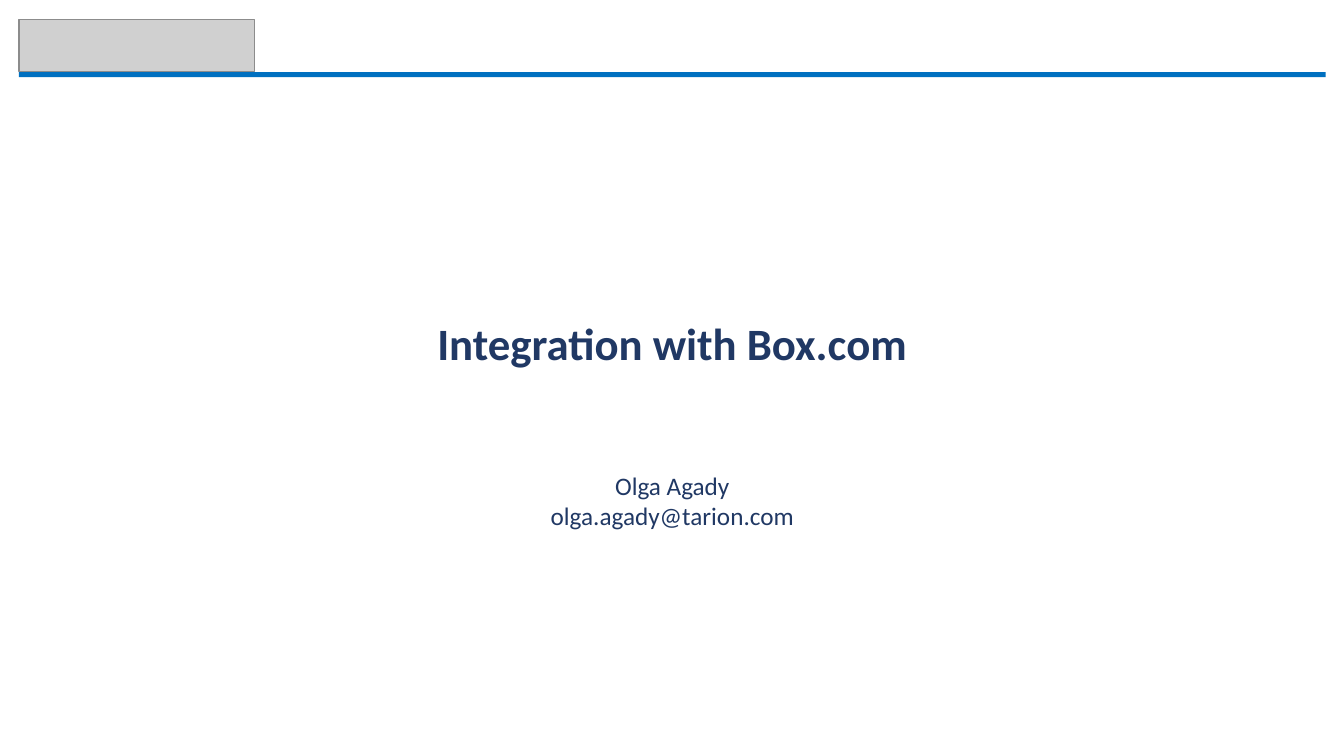
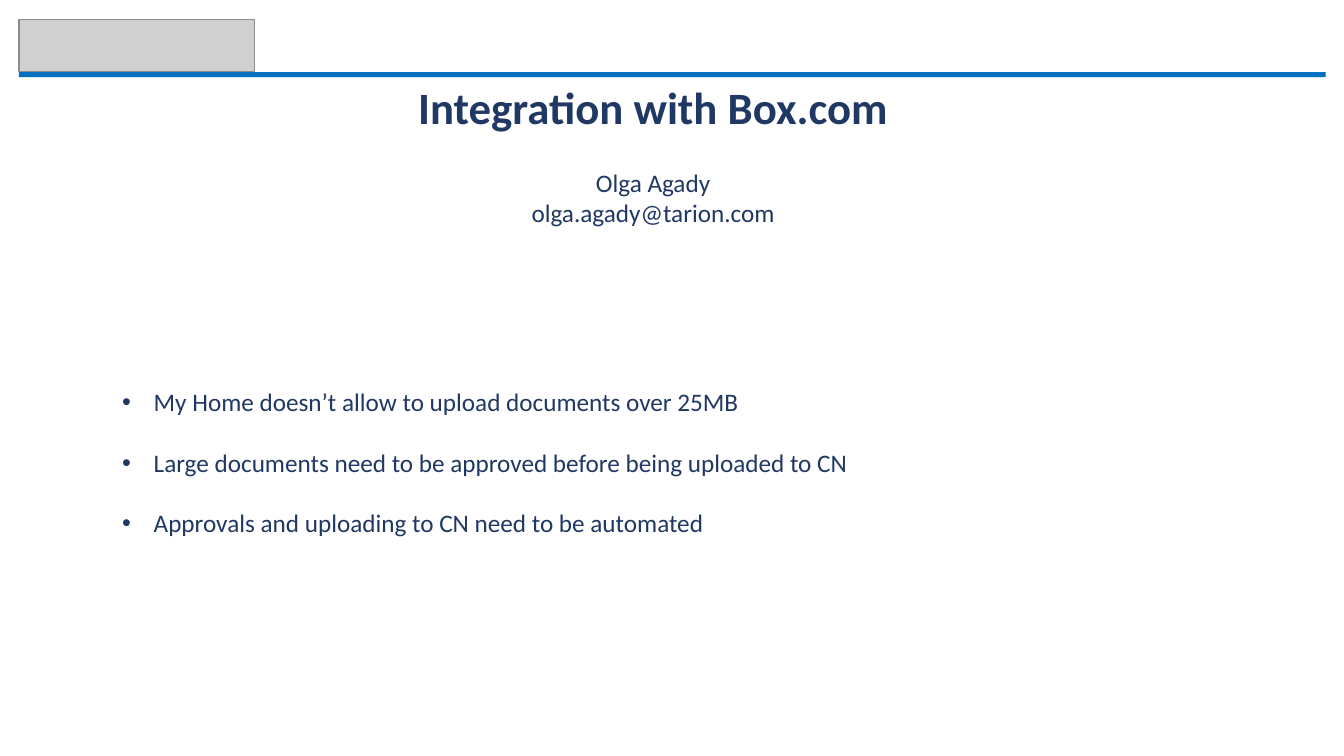
Before and after one commit to alanhummel/ISTeamUpdate, a slide deck: slide 17 of IS Team Updates - November 22.pptx. Drawn at 1344x756 pixels with LibreOffice and Linux fonts; fonts in the diff are those of the drawing; grey boxes stand for pictures. Boxes give left, top, right and bottom in pixels: in the first picture for what was removed or moved away, otherwise in the second. Text is boxed around its words. In the diff, an @@ line names an element or a change of style, - is before the commit and + after.

Commit message:
Changes made by Olga to her presentation.

```diff
--- a/IS Team Updates - November 22.pptx
+++ b/IS Team Updates - November 22.pptx
@@ text "Integration with Box.com" rewrapped from (x1=437, y1=328, x2=907, y2=530) to (x1=418, y1=92, x2=888, y2=227) @@
@@ text added at (x1=154, y1=393, x2=847, y2=537), 18 pt, text #203864 @@
+• My Home doesn’t allow to upload documents over 25MB
+• Large documents need to be approved before being uploaded to CN
+• Approvals and uploading to CN need to be automated
```
Also in this commit, not shown: 1 other slide changed.
